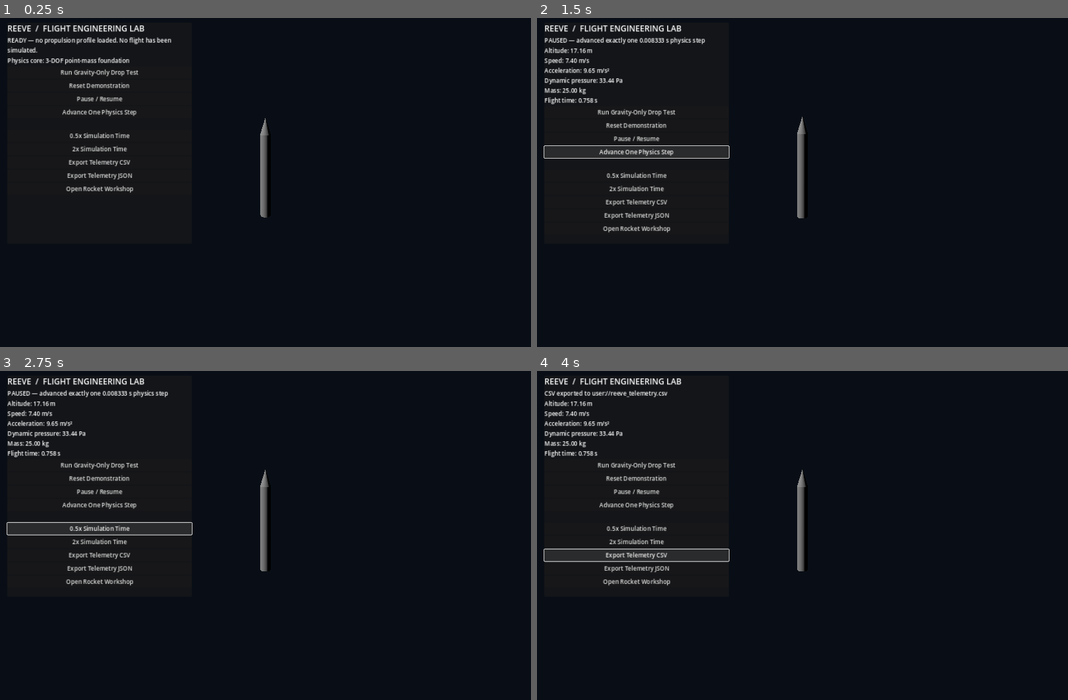
Above: before the commit, frames 1-4 (two rows, left to right).
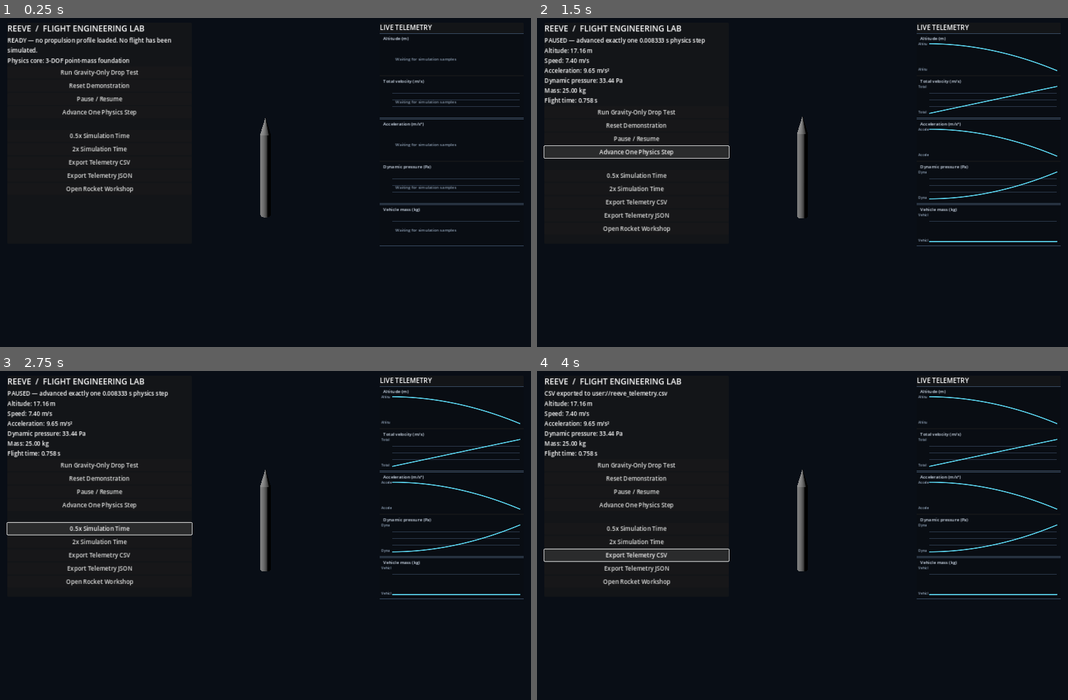
Above: after the commit, the same moments.

Repository: Inflare12/Reeve
Game: Godot game, scene res://scenes/main/main.tscn
Two runs of this game, one before a commit and one after it. Both use one fixed random seed, a clock stepped at 60 frames per second and the inputs below.
Inputs:
- Up to frame 1 (0.25 s): no input
- Up to frame 2 (1.5 s): click "Run Gravity-Only Drop Test" at 0.5 s; click "Advance One Physics Step" at 1.25 s
- Up to frame 3 (2.75 s): click "0.5x Simulation Time" at 2 s
- Up to frame 4 (4 s): click "2x Simulation Time" at 2.75 s; click "Export Telemetry CSV" at 3.5 s

The runs differ from the first frame. In frame 1, 1.4% of the frame differs, in the area x 71-99%, y 2-70%; in frame 2, 1.7%; in frame 3, 1.7%; in frame 4, 1.7%.

Commit message:
Add live five-channel telemetry plotting dashboard

Diff:
--- a/scripts/main.gd
+++ b/scripts/main.gd
@@ -8,6 +8,7 @@
 var time_scale: float = 1.0
 var run_button: Button
 var time_scale_label: Label
+var telemetry_plots: Array[ReeveTelemetryPlot] = []
 
 func _ready() -> void:
 	camera.look_at(Vector3(0.0, 2.0, 0.0), Vector3.UP)
@@ -41,6 +42,7 @@
 	time_scale_label.name = "TimeScaleLabel"
 	$CanvasLayer/Panel/Info.add_child(time_scale_label)
 	_update_time_scale_label()
+	_build_telemetry_dashboard()
 
 	var slower_button := Button.new()
 	slower_button.name = "SlowerButton"
@@ -175,3 +177,38 @@
 		state.mass_kg,
 		state.time_s
 	]
+	_update_telemetry_plots()
+
+func _build_telemetry_dashboard() -> void:
+	var layer := $CanvasLayer
+	var panel := PanelContainer.new()
+	panel.name = "TelemetryPanel"
+	panel.set_anchors_and_offsets_preset(Control.PRESET_TOP_RIGHT)
+	panel.offset_left = -410.0
+	panel.offset_top = 20.0
+	panel.offset_right = -20.0
+	panel.offset_bottom = 620.0
+	layer.add_child(panel)
+	var column := VBoxContainer.new()
+	panel.add_child(column)
+	var heading := Label.new()
+	heading.text = "LIVE TELEMETRY"
+	heading.add_theme_font_size_override("font_size", 18)
+	column.add_child(heading)
+	var chart_specs := [
+		["AltitudePlot", "Altitude", "altitude_m", "m"],
+		["VelocityPlot", "Total velocity", "velocity_m_s", "m/s"],
+		["AccelerationPlot", "Acceleration", "acceleration_m_s2", "m/s²"],
+		["DynamicPressurePlot", "Dynamic pressure", "dynamic_pressure_pa", "Pa"],
+		["MassPlot", "Vehicle mass", "mass_kg", "kg"]
+	]
+	for spec in chart_specs:
+		var plot := ReeveTelemetryPlot.new()
+		plot.name = str(spec[0])
+		plot.configure(str(spec[1]), str(spec[2]), str(spec[3]))
+		column.add_child(plot)
+		telemetry_plots.append(plot)
+
+func _update_telemetry_plots() -> void:
+	for plot in telemetry_plots:
+		plot.set_samples(simulation.telemetry.samples)
